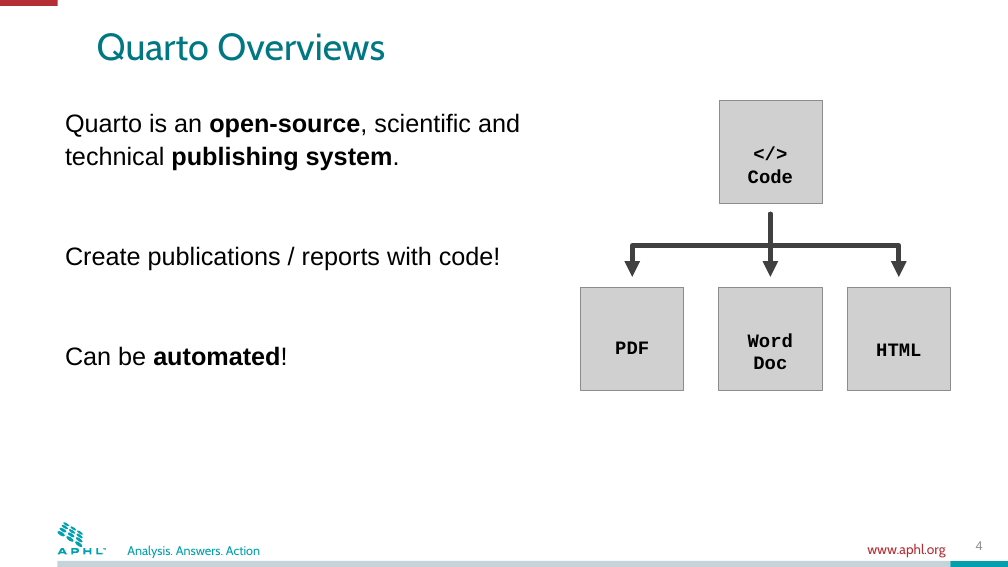
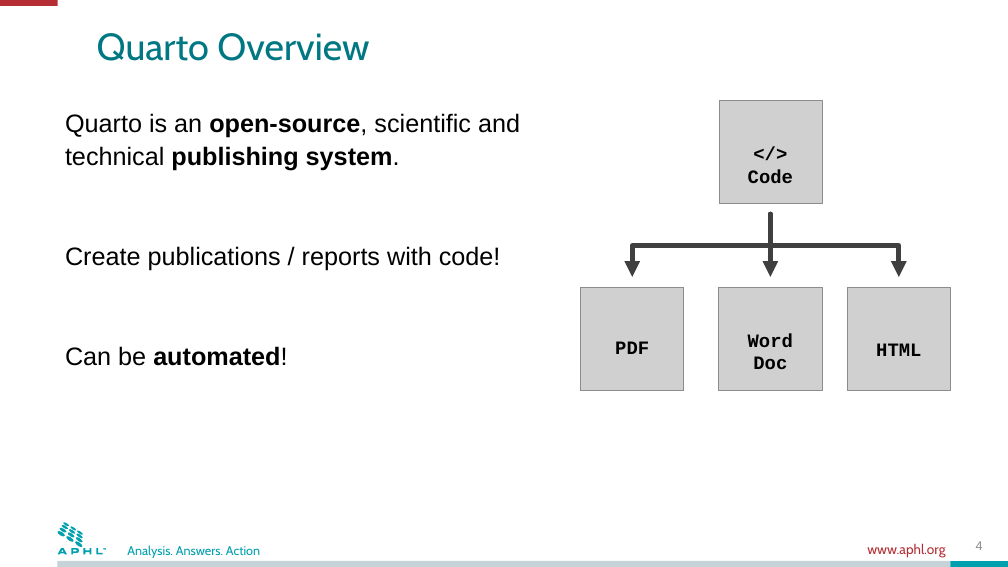
Before and after one commit to CDCgov/id-bioifx-workshop, a slide deck: slide 4 of WIP/Presentation?_Intro_Quarto.pptx. Drawn at 1008x567 pixels with LibreOffice and Linux fonts; fonts in the diff are those of the drawing; grey boxes stand for pictures. Boxes give left, top, right and bottom in pixels: in the first picture for what was removed or moved away, otherwise in the second. Text is boxed around its words. In the diff, an @@ line names an element or a change of style, - is before the commit and + after.

```diff
--- a/WIP/Presentation?_Intro_Quarto.pptx
+++ b/WIP/Presentation?_Intro_Quarto.pptx
@@ title at (97, 33, 369, 61): text changed @@
-Quarto Overviews
+Quarto Overview
```
Also in this commit, not shown: 2 slides added.
